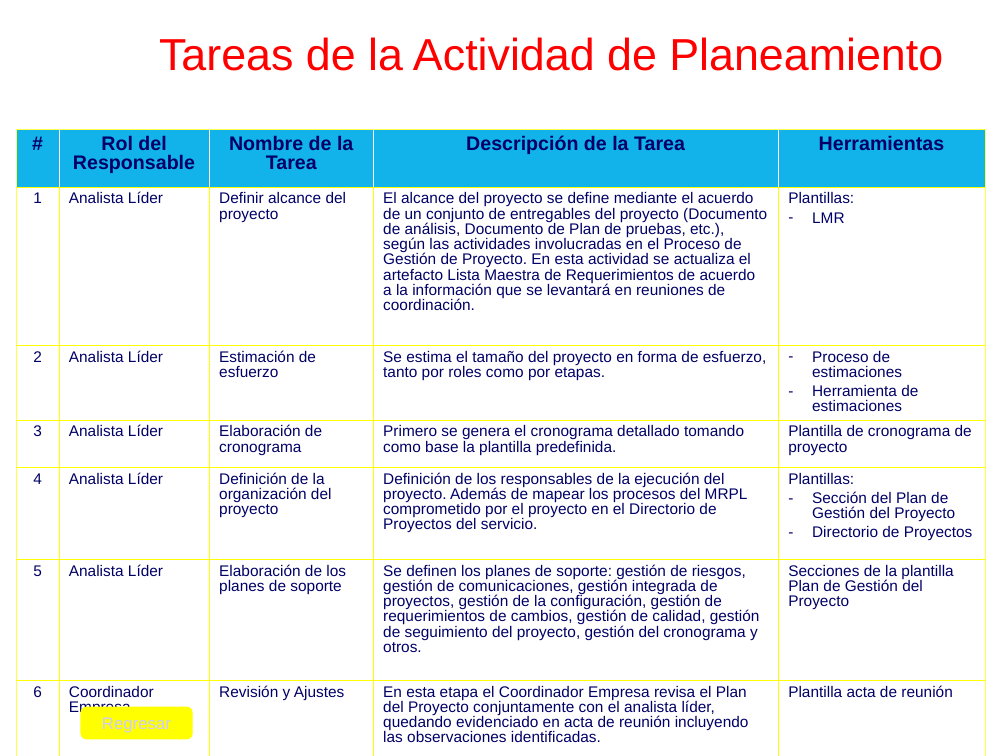
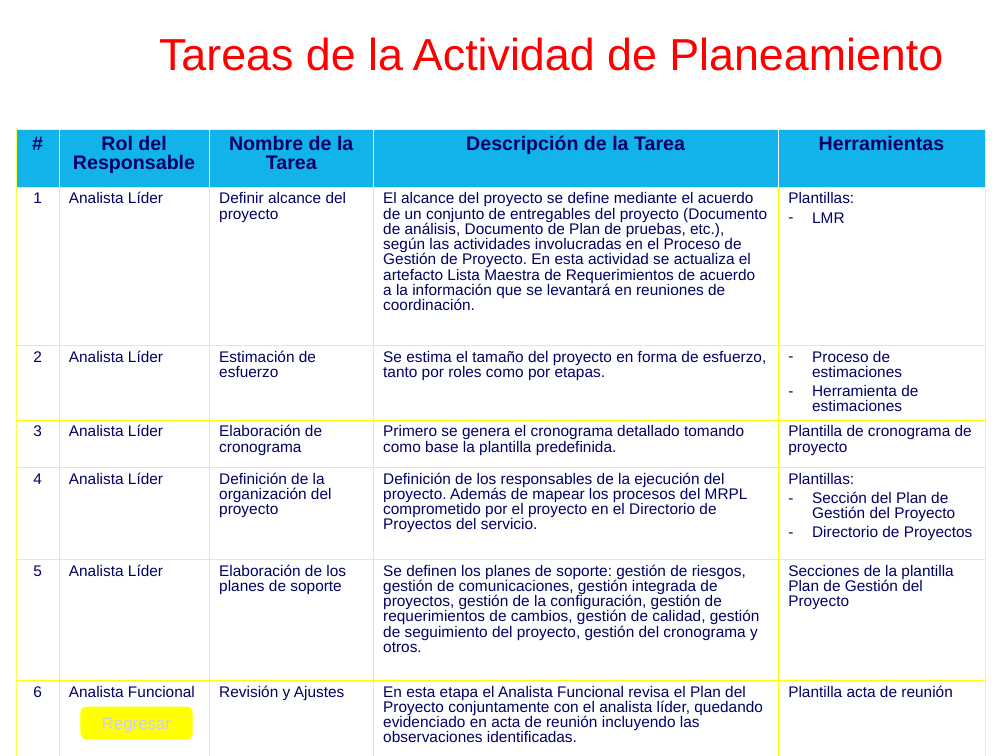
Before and after one commit to cjbensan/sistema-facturacion-inventario, a slide deck: slide 20 of CMMI-Nivel-2/PP-PMC/PGPRO_0.1_2015.ppt. Drawn at 1008x756 pixels with LibreOffice and Linux fonts; fonts in the diff are those of the drawing; background and template pictures are left out. Boxes give left, top, right and bottom in pixels: in the first picture for what was removed or moved away, otherwise in the second. Text is boxed around its words. In the diff, an @@ line names an element or a change of style, - is before the commit and + after.

```diff
--- a/CMMI-Nivel-2/PP-PMC/PGPRO_0.1_2015.ppt
+++ b/CMMI-Nivel-2/PP-PMC/PGPRO_0.1_2015.ppt
@@ table at (16,129,986,756) @@
-row 7, column 2: Coordinador Empresa
+row 7, column 2: Analista Funcional
-row 7, column 4: En esta etapa el Coordinador Empresa revisa el Plan del Proyecto conjuntamente con el analista líder, quedando evidenciado en acta de reunión incluyendo las observaciones identificadas.
+row 7, column 4: En esta etapa el Analista Funcional revisa el Plan del Proyecto conjuntamente con el analista líder, quedando evidenciado en acta de reunión incluyendo las observaciones identificadas.
```
Also in this commit, not shown: 15 other slides changed.
